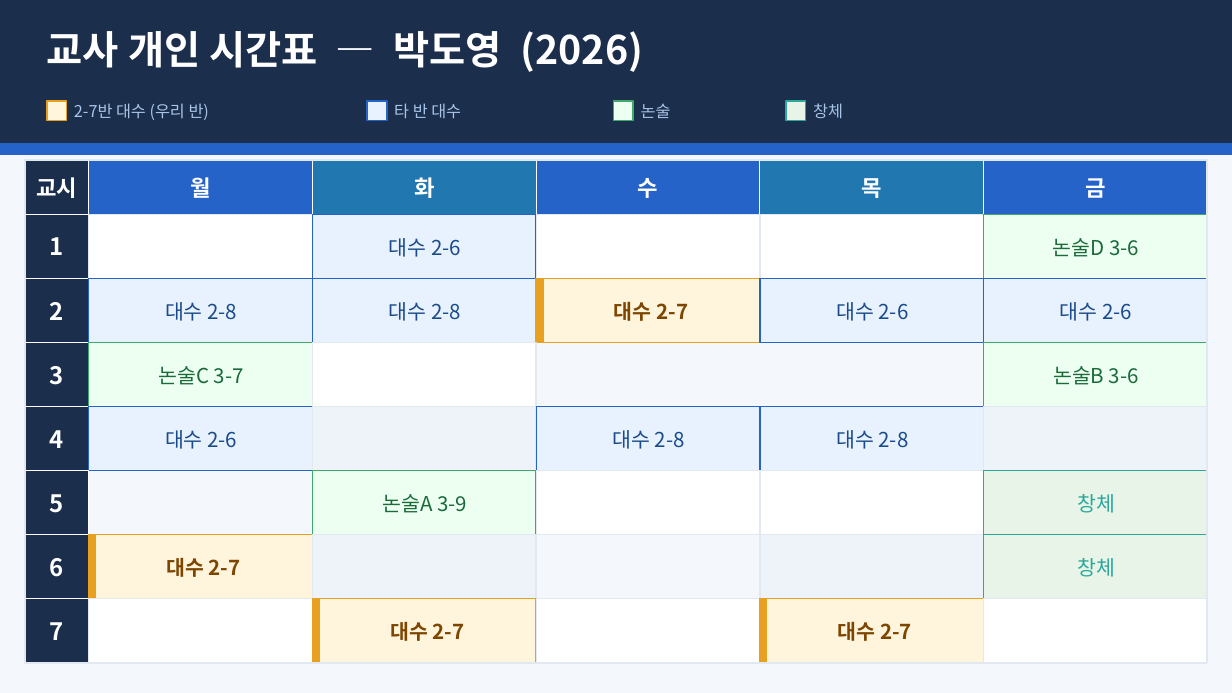
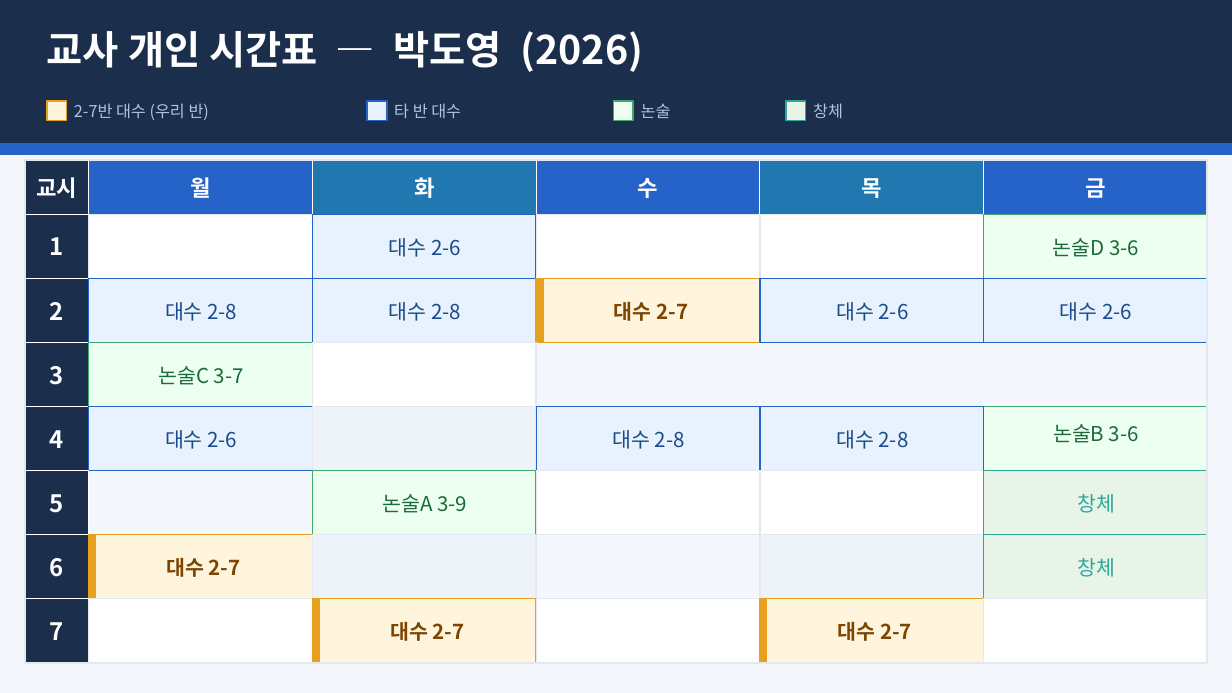
Before and after one commit to doyeongmath/26, a slide deck: slide 5 of 담임/2-7반_학급OT_2026.pptx. Drawn at 1232x693 pixels with LibreOffice and Linux fonts; fonts in the diff are those of the drawing. Boxes give left, top, right and bottom in pixels: in the first picture for what was removed or moved away, otherwise in the second. Text is boxed around its words. In the diff, an @@ line names an element or a change of style, - is before the commit and + after.

```diff
--- a/담임/2-7반_학급OT_2026.pptx
+++ b/담임/2-7반_학급OT_2026.pptx
@@ rectangle: place and size @@
-rectangle at (983, 342, 1207, 407)
+rectangle at (983, 407, 1207, 471)
@@ rectangle removed at (983, 407, 1207, 471) @@
@@ text "논술B 3-6": place and size @@
-text "논술B 3-6" at (1053, 366, 1139, 385)
+text "논술B 3-6" at (1053, 424, 1139, 443)
```
